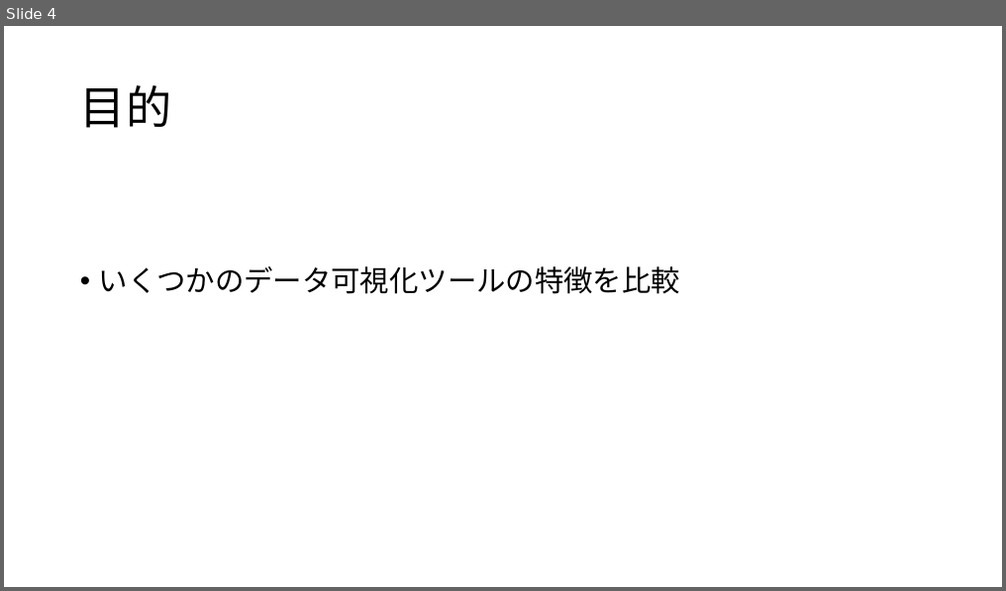
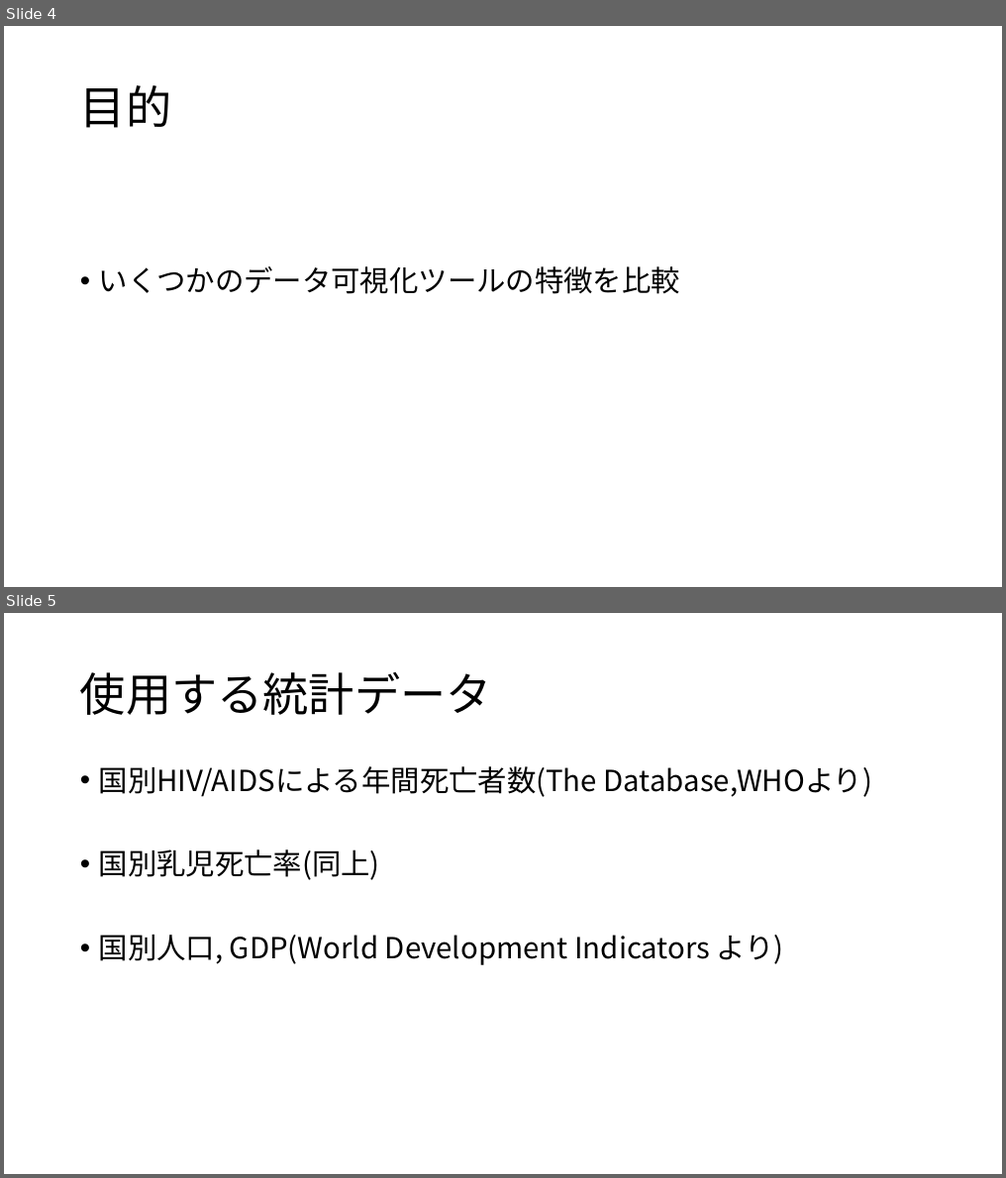
Before and after one commit to erevest-cobalt/3pro, a slide deck: 統計データの可視化.pptx. Shown one above the other, each under a label of ours: slide 4 before the commit, slides 4 and 5 after it. The pictures are 1006x591 and 1006x1178 pixels, drawn with LibreOffice and Linux fonts; fonts in the diff are those of the drawing. Boxes give left, top, right and bottom in pixels: in the first picture for what was removed or moved away, otherwise in the second. Text is boxed around its words. In the diff, an @@ line names an element or a change of style, - is before the commit and + after.

```diff
--- a/統計データの可視化.pptx
+++ b/統計データの可視化.pptx
@@ slide 5 added at [4, 613, 1002, 1174], background #FFFFFF @@
@@ title added at [80, 672, 492, 715], 44 pt, text #000000 @@
+使用する統計データ
@@ text added at [99, 766, 872, 965], 28 pt, text #000000 @@
+• 国別HIV/AIDSによる年間死亡者数(The Database,WHOより)
+• 国別乳児死亡率(同上)
+• 国別人口, GDP(World Development Indicators より)
```
Also in this commit, not shown: 3 slides changed, 4 other slides added, 3 slides removed.
